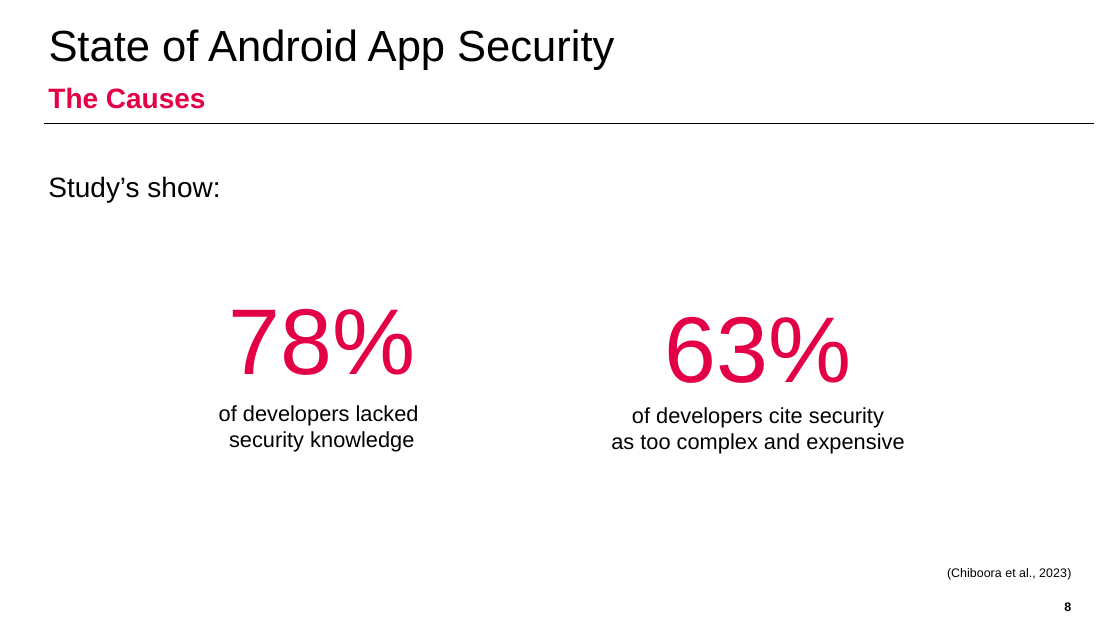
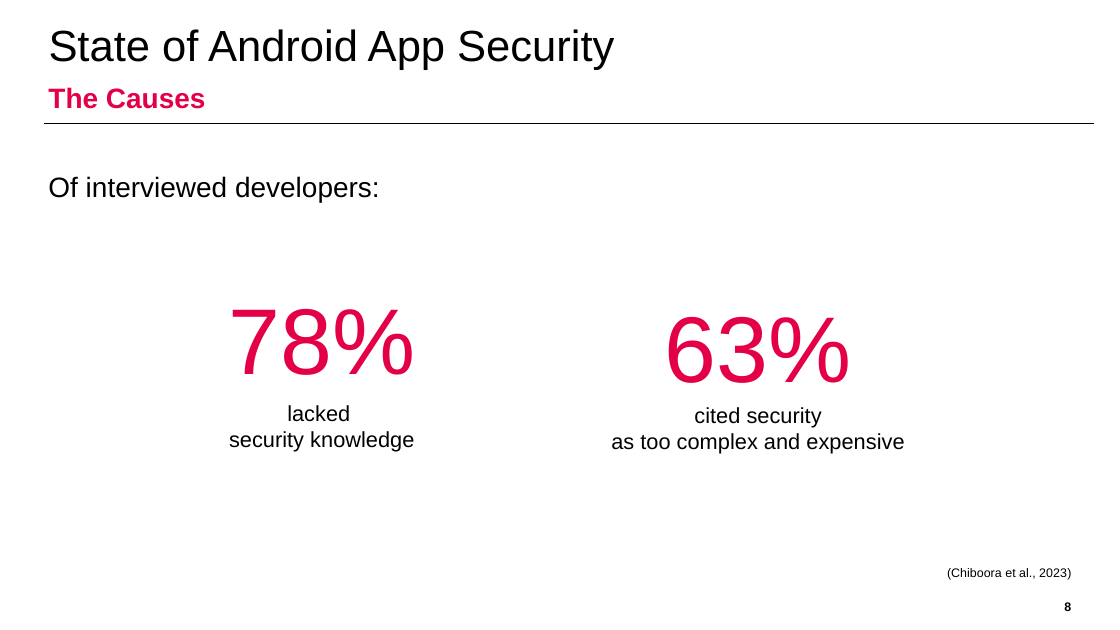
Before and after one commit to domi-cmd/Reference_Application_for_OWASP_MASTG, a slide deck: slide 8 of dev_documents/presentation/ba_thesis_presentation_kronig.pptx. Drawn at 1120x630 pixels with LibreOffice and Linux fonts; fonts in the diff are those of the drawing; background and template pictures are left out. Boxes give left, top, right and bottom in pixels: in the first picture for what was removed or moved away, otherwise in the second. Text is boxed around its words. In the diff, an @@ line names an element or a change of style, - is before the commit and + after.

```diff
--- a/dev_documents/presentation/ba_thesis_presentation_kronig.pptx
+++ b/dev_documents/presentation/ba_thesis_presentation_kronig.pptx
@@ text at [48,176,380,202]: text changed @@
-Study’s show:
+Of interviewed developers:
@@ text at [287,405,350,422]: text changed @@
-of developers lacked
+lacked
@@ text at [694,407,822,427]: text changed @@
-of developers cite security
+cited security
```
Also in this commit, not shown: 10 other slides changed.
